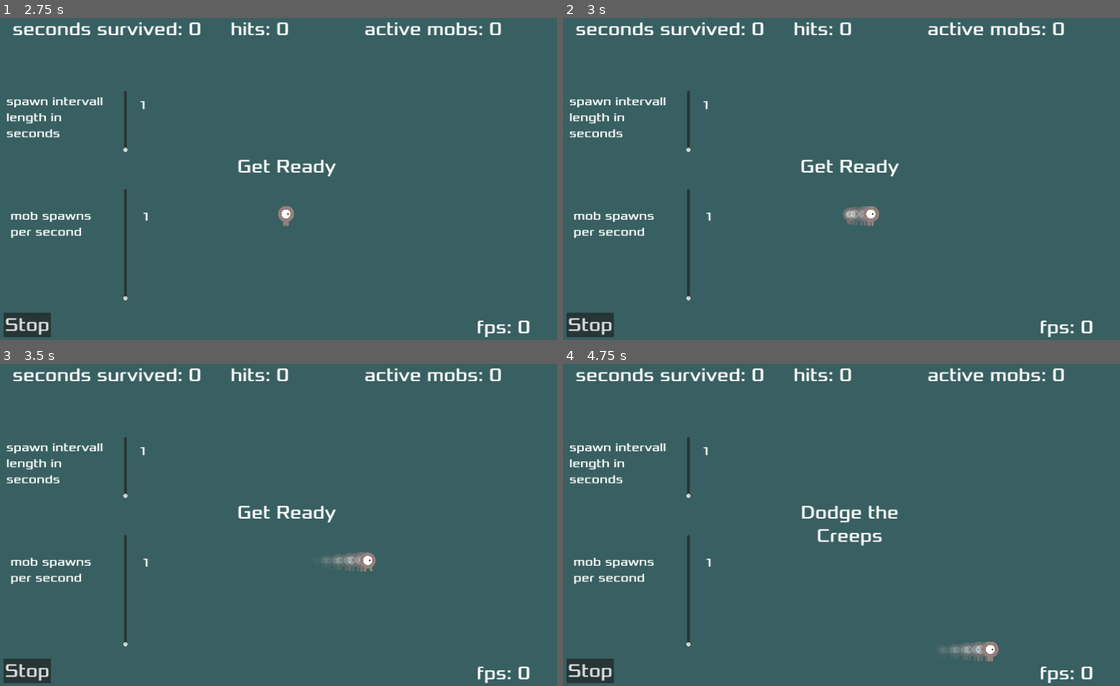
Above: before the commit, frames 1-4 (two rows, left to right).
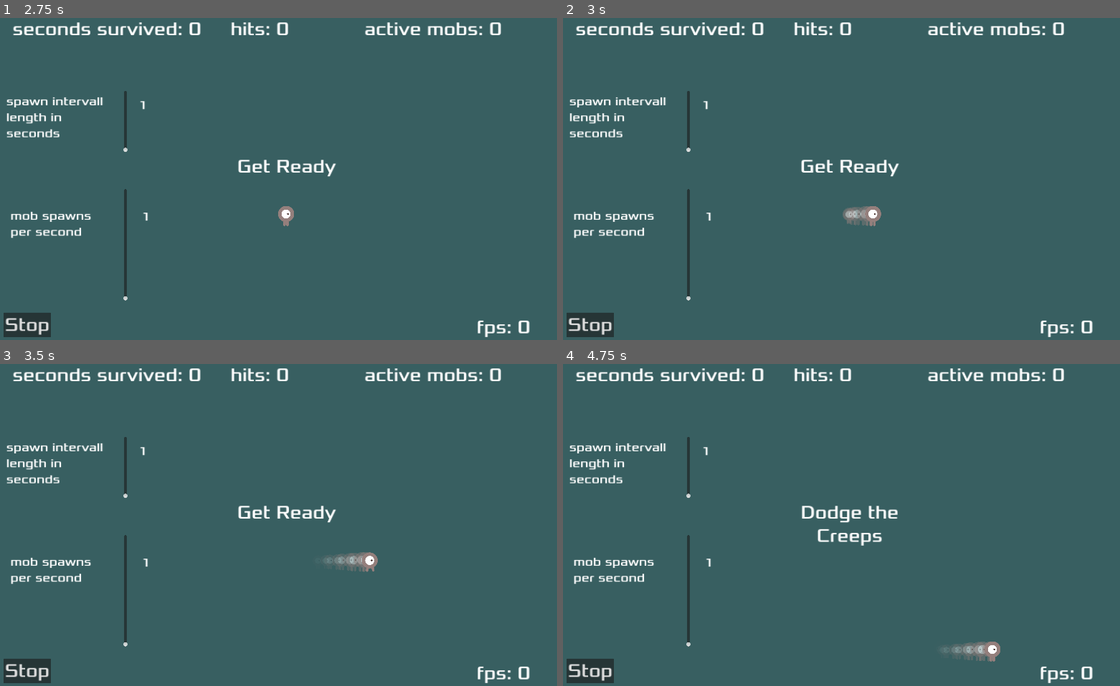
Above: after the commit, the same moments.

Repository: franziskusz/dodge-gds
Game: Godot game, scene res://Main.tscn
Same seed, same stepped clock (60 frames per second), same inputs: the game is played once before the commit and once after it.
Inputs:
- Up to frame 1 (2.75 s): click "Start" at 0.5 s; click "Stop" at 1.25 s; click "Start" at 2 s
- Up to frame 2 (3 s): tap Enter at 2.75 s; hold D (move_right) from 2.78 s (still down)
- Up to frame 3 (3.5 s): keep holding D (move_right)
- Up to frame 4 (4.75 s): release D (move_right) at 3.53 s; hold S (move_down) 3.53-4.28 s; hold D (move_right) from 4.28 s (still down)

Frame 1 is identical in both runs. In frame 2, 0.1% of the frame differs, in the area x 50-58%, y 58-65%; in frame 3, 0.1%; in frame 4, 0.2%, in the area x 68-79%, y 86-93%.

Commit message:
move player movement to physics process and further improvements

Diff:
--- a/Player.gd
+++ b/Player.gd
@@ -4,7 +4,7 @@
 @export var player_position: Vector2
 var input_position: Vector2
 var is_bot: bool = false
-var bot_direction: Vector2 = Vector2(-0.5,0.2)
+var bot_direction: Vector2 = Vector2(-0.4,0.4)
 var screen_size: Vector2 # Size of the game window.
 
 
@@ -27,8 +27,8 @@
 
 	if is_bot:
 		$BotTimer.set_wait_time(2.0)
-		$BotTimer.timeout.connect(update_bot_direction)
 		$BotTimer.start()
+		bot_direction = Vector2(-0.4,0.4)
 
 
 func despawn():
@@ -49,15 +49,7 @@
 	else:
 		bot_direction = Vector2.UP
 
-func _ready():
-	screen_size = get_viewport_rect().size
-	hide()
-
-	get_node("../HUD").connect("bot_player_switch", update_bot_mode)
-	get_node("../HUD").connect("stop_game", despawn)
-
-
-func _process(delta):
+func handle_input(delta):
 	var velocity = Vector2.ZERO # The player's movement vector.
 
 	if is_bot:
@@ -72,9 +64,12 @@
 	if Input.is_action_pressed(&"move_up"):
 		velocity.y -= 1
 
+	if velocity.length() > 1:
+		velocity = velocity.normalized() * speed
+	elif velocity.length() > 0:
+		velocity = velocity *speed
+
 	if velocity.length() > 0:
-		velocity = velocity.normalized() * speed
-
 		if velocity.x != 0:
 			$AnimatedSprite2D.animation = &"right"
 			$AnimatedSprite2D.flip_v = false
@@ -95,8 +90,7 @@
 	else:
 		$AnimatedSprite2D.stop()
 
-
-func _physics_process(_delta):
+func move_player():
 	var latest_input_position = input_position
 
 	if player_position != latest_input_position:
@@ -104,3 +98,17 @@
 		set_global_position(latest_input_position)
 
 		emit_signal("send_player_position", latest_input_position)
+
+
+func _ready():
+	screen_size = get_viewport_rect().size
+	hide()
+
+	get_node("../HUD").connect("bot_player_switch", update_bot_mode)
+	get_node("../HUD").connect("stop_game", despawn)
+	$BotTimer.timeout.connect(update_bot_direction)
+
+
+func _physics_process(delta):
+	handle_input(delta)
+	move_player()
